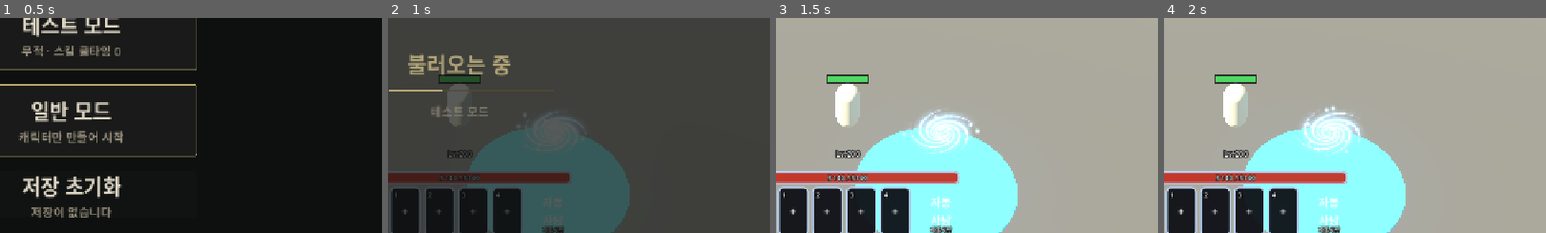
Above: before the commit, frames 1-4 (left to right).
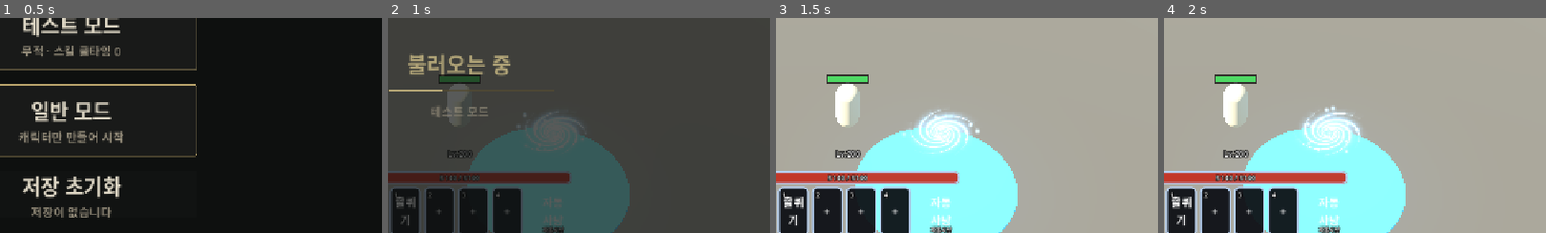
Above: after the commit, the same moments.

Repository: gogoalswo/MMORPG
Game: Godot game, scene res://start.tscn
The game is run twice, just before and just after one commit, with the same random seed, the same clock (stepped at 60 frames per second) and the same inputs.
Inputs (mouse positions are % of the whole screen's width and height, from its top left):
- Up to frame 1 (0.5 s): no input
- Up to frame 2 (1 s): click (50, 38) at 0.52 s
- Up to frame 3 (1.5 s): click (37, 80) at 1.25 s
- Up to frame 4 (2 s): no input
The pictures show only the part of the screen within x 41-91%, y 35-85%; the shares and areas given below are measured in that part.

Frame 1 is identical in both runs. In frame 2, 0.2% of the frame differs, in the area x 2-8%, y 83-97%; in frame 3, 0.3%; in frame 4, 0.3%.

Commit message:
새 캐릭터가 첫 스킬을 장착한 채 시작한다
1레벨은 스킬 포인트가 0 이라 퀵슬롯이 비어 아무 스킬도 못 썼다.
World.join 이 이전 상태가 없을 때만 직업의 첫 스킬을 배우고 1번 칸에 올린다.

Co-Authored-By: Claude Opus 5.5 <noreply@anthropic.com>
Claude-Session: https://claude.ai/code/session_01GEBGYZmmzRk8PGJ37cymW4

Diff:
--- a/godot/tests/auto_hunt_test.gd
+++ b/godot/tests/auto_hunt_test.gd
@@ -46,6 +46,10 @@
 	var me: Dictionary = w.snapshot().players["me"]
 	me.x = 0.0
 	me.z = 0.0
+	# 새 캐릭터는 첫 스킬을 장착하고 시작한다 — 기본 공격을 보는 사례가 있어 빈손으로 둔다.
+	# 스킬을 보는 사례는 거기서 배우고 올린다
+	me.skills = []
+	me.skill_bar = []
 	var mobs: Array = w.snapshot().monsters
 	mobs.append(World.make_monster(
 		"dummy", GameData.monster_kind("mob003"), mob_x, mob_z, 10000.0, 0.0
--- a/godot/tests/skill_test.gd
+++ b/godot/tests/skill_test.gd
@@ -13,6 +13,7 @@
 
 func _init() -> void:
 	Save.clear()
+	_case_starter()
 	_case_learn()
 	_case_bar()
 	_case_cast()
@@ -64,6 +65,9 @@
 	# 스킬 판정을 보는 테스트다 — 전직 스킬(낙뢰·빙주각·천붕각)을 다 쓰게 3차까지 마쳐 둔다.
 	# 전직 잠금 자체는 job_advance_test 가 본다
 	me["job_tier"] = 3
+	# 배우기·액션바를 빈손에서 본다 — 새 캐릭터의 첫 스킬은 `_case_starter` 가 본다
+	me.skills = []
+	me.skill_bar = []
 	var mobs: Array = w.snapshot().monsters
 	for i in mob_count:
 		var mob := World.make_monster(
@@ -73,6 +77,28 @@
 	# 몬스터 쪽을 본다
 	w.input_move("me", 1, 1.0, 0.0, 0.0)
 	return [w, me, mobs]
+
+
+## 새 캐릭터는 직업의 첫 스킬을 배운 채 퀵슬롯 1번에 올려 두고 시작한다.
+## 존을 옮겨도(다시 join) 지금 액션바를 그대로 가져간다
+func _case_starter() -> void:
+	var w := World.new()
+	w.open("village")
+	w.join("me")
+	var me: Dictionary = w.snapshot().players["me"]
+	var first := str(Skills.for_job(str(me.job))[0])
+	if me.skills != [first] or me.skill_bar != [first]:
+		_fail("새 캐릭터: 배움 %s · 액션바 %s — %s 하나여야 한다" % [str(me.skills), str(me.skill_bar), first])
+		return
+	if int(me.skill_points) != 0:
+		_fail("첫 스킬에 포인트를 썼다/더 줬다 (%d)" % int(me.skill_points))
+	me.skill_bar = []
+	w.join("me")
+	me = w.snapshot().players["me"]
+	if not me.skill_bar.is_empty():
+		_fail("다시 join 하자 해제한 첫 스킬이 되살아났다 %s" % str(me.skill_bar))
+	else:
+		print("  새 캐릭터: %s 장착으로 시작 (포인트 0)" % first)
 
 
 func _case_learn() -> void:
--- a/godot/world/world.gd
+++ b/godot/world/world.gd
@@ -177,6 +177,12 @@
 	var kept: Dictionary = _players.get(player_id, {})
 	var level := int(kept.get("level", 1))
 	var stats := Combat.stats_for(DEFAULT_JOB, level)
+	# 새 캐릭터는 직업의 첫 스킬을 배운 채 퀵슬롯 1번에 올려 두고 시작한다 (2026-09-26 요청).
+	# 1레벨은 스킬 포인트가 0 이라 안 주면 아무것도 못 쓴다. 이어하기는 `restore` 가 저장으로 덮는다
+	var starter: Array = []
+	if kept.is_empty():
+		for id in Skills.for_job(DEFAULT_JOB).slice(0, 1):
+			starter.append(str(id))
 	_players[player_id] = {
 		"id": player_id,
 		"x": float(spawn[0]),
@@ -214,9 +220,9 @@
 		# 사람이 몰고 있는 동안은 자동 사냥이 손을 뗀다
 		"manual_until": 0,
 		# --- 스킬 ---
-		"skills": kept.get("skills", []).duplicate(),
+		"skills": kept.get("skills", starter).duplicate(),
 		"skill_points": int(kept.get("skill_points", level - 1)),
-		"skill_bar": kept.get("skill_bar", []).duplicate(),
+		"skill_bar": kept.get("skill_bar", starter).duplicate(),
 		# 스킬별 다음에 쓸 수 있는 시각
 		"skill_ready_at": {},
 		# --- 물약 (`drink_potion`) --- 개수는 세지 않고 쿨타임(10초)만 막는다.
Not shown, changed: docs/features/skills.md
